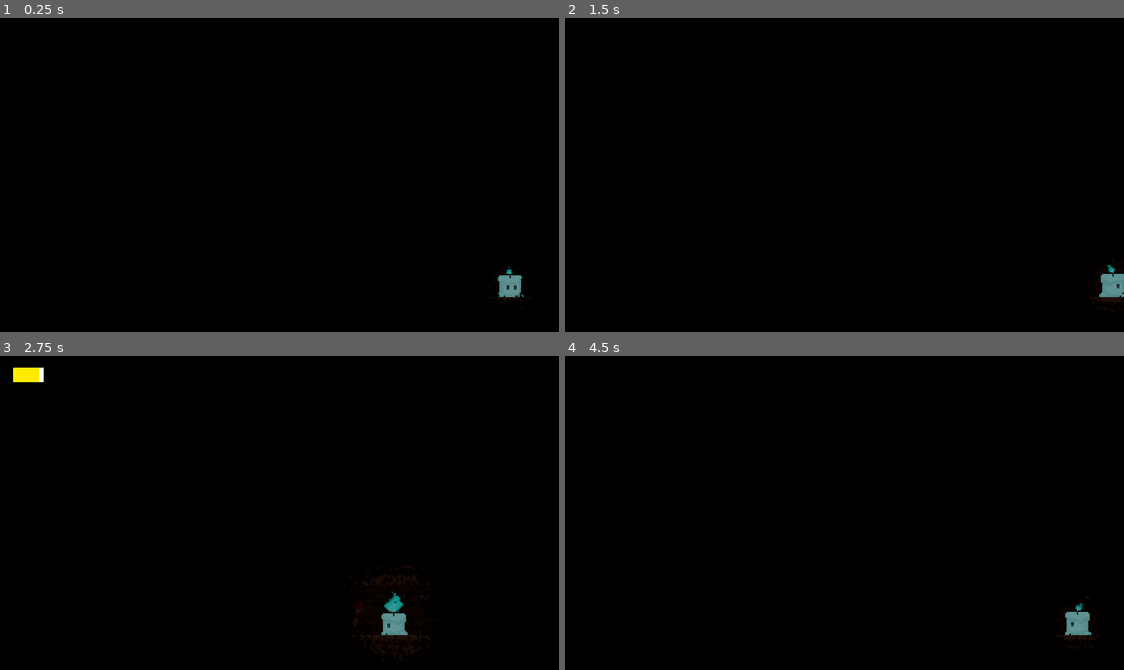
Above: before the commit, frames 1-4 (two rows, left to right).
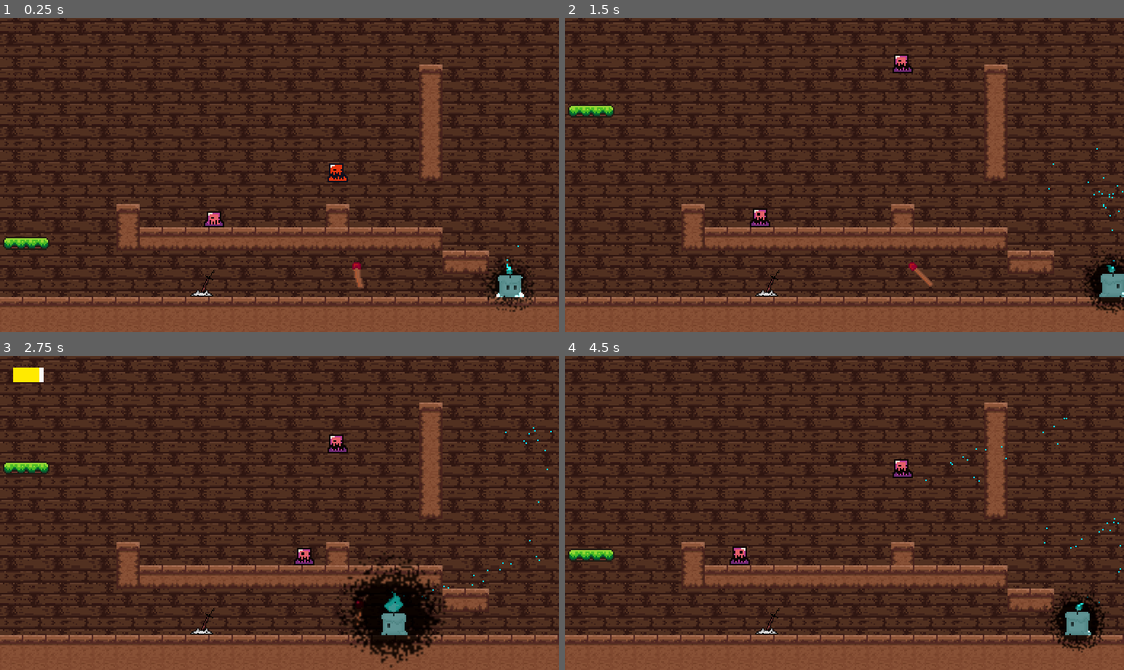
Above: after the commit, the same moments.

Repository: UlricBon/Unseen-Forces
Game: Godot game, scene res://Scene/game.tscn
The game is run twice, just before and just after one commit, with the same random seed, the same clock (stepped at 60 frames per second) and the same inputs.
Inputs:
- Up to frame 1 (0.25 s): no input
- Up to frame 2 (1.5 s): hold Space (Interact) 0.53-1.28 s; hold Right (Right) from 0.53 s (still down); tap W (Jump) at 0.77 s; tap Space (Interact) at 1.35 s
- Up to frame 3 (2.75 s): tap W (Jump) at 1.52 s; release Right (Right) at 2.03 s; hold A (Left) from 2.03 s (still down); hold Space (Interact) from 2.03 s (still down)
- Up to frame 4 (4.5 s): release A (Left) at 2.78 s; release Space (Interact) at 2.78 s; hold Right (Right) 2.78-4.28 s; tap Space (Interact) at 2.85, 4.35 s; tap W (Jump) at 3.02, 3.77 s; hold Space (Interact) 3.53-4.28 s; hold A (Left) from 4.28 s (still down)

The runs differ from the first frame. In frame 1, 99% of the frame differs, in the area x 0-100%, y 0-100%; in frame 2, 99%; in frame 3, 97%; in frame 4, 99%.

Commit message:
yfigiy

Diff:
--- /dev/null
+++ b/Scene/enemy_slow.tscn
@@ -0,0 +1,65 @@
+[gd_scene load_steps=10 format=3 uid="uid://dkefcueqxlmnm"]
+
+[ext_resource type="Script" path="res://Scripts/enemy_slow.gd" id="1_5d38d"]
+[ext_resource type="Texture2D" uid="uid://u8ub8x0x3m78" path="res://assets/sprites/slime_purple.png" id="1_36s2t"]
+[ext_resource type="PackedScene" uid="uid://d1qaox7x8ydq4" path="res://Scene/slow_zone.tscn" id="2_1258g"]
+
+[sub_resource type="AtlasTexture" id="AtlasTexture_j5ldy"]
+atlas = ExtResource("1_36s2t")
+region = Rect2(0, 48, 24, 24)
+
+[sub_resource type="AtlasTexture" id="AtlasTexture_2tybb"]
+atlas = ExtResource("1_36s2t")
+region = Rect2(24, 48, 24, 24)
+
+[sub_resource type="AtlasTexture" id="AtlasTexture_glsdl"]
+atlas = ExtResource("1_36s2t")
+region = Rect2(48, 48, 24, 24)
+
+[sub_resource type="AtlasTexture" id="AtlasTexture_f1ffp"]
+atlas = ExtResource("1_36s2t")
+region = Rect2(72, 48, 24, 24)
+
+[sub_resource type="SpriteFrames" id="SpriteFrames_pkb61"]
+animations = [{
+"frames": [{
+"duration": 1.0,
+"texture": SubResource("AtlasTexture_j5ldy")
+}, {
+"duration": 1.0,
+"texture": SubResource("AtlasTexture_2tybb")
+}, {
+"duration": 1.0,
+"texture": SubResource("AtlasTexture_glsdl")
+}, {
+"duration": 1.0,
+"texture": SubResource("AtlasTexture_f1ffp")
+}],
+"loop": true,
+"name": &"default",
+"speed": 10.0
+}]
+
+[sub_resource type="RectangleShape2D" id="RectangleShape2D_sn2wo"]
+size = Vector2(12, 14)
+
+[node name="EnemySlow" type="Node2D"]
+script = ExtResource("1_5d38d")
+
+[node name="AnimatedSprite2D" type="AnimatedSprite2D" parent="."]
+sprite_frames = SubResource("SpriteFrames_pkb61")
+autoplay = "default"
+frame_progress = 0.288913
+
+[node name="RayCastUp" type="RayCast2D" parent="."]
+position = Vector2(0, 4)
+target_position = Vector2(0, -7)
+
+[node name="RayCastDown" type="RayCast2D" parent="."]
+target_position = Vector2(0, 12)
+
+[node name="SlowZone" parent="." instance=ExtResource("2_1258g")]
+
+[node name="CollisionShape2D" type="CollisionShape2D" parent="SlowZone"]
+position = Vector2(0, 5)
+shape = SubResource("RectangleShape2D_sn2wo")
--- a/Scene/game.tscn
+++ b/Scene/game.tscn
@@ -8,6 +8,7 @@
 [ext_resource type="Texture2D" uid="uid://ttna23xdkl5g" path="res://assets/tiles/wood_tileset.png" id="4_jv8ra"]
 [ext_resource type="PackedScene" uid="uid://l54md4heenk7" path="res://Scene/match.tscn" id="5_c75pg"]
 [ext_resource type="PackedScene" uid="uid://dig3meigja8lo" path="res://Scene/enemy.tscn" id="7_4sao0"]
+[ext_resource type="PackedScene" uid="uid://dkefcueqxlmnm" path="res://Scene/enemy_slow.tscn" id="8_6l8wv"]
 [ext_resource type="PackedScene" uid="uid://rw8v4876e178" path="res://Scene/spike.tscn" id="9_sw435"]
 [ext_resource type="PackedScene" uid="uid://crpm3k5qyyogc" path="res://Scene/interact_radius/interact_radius.tscn" id="10_ry6ch"]
 [ext_resource type="Script" path="res://Scripts/FuelBar.gd" id="10_v55l1"]
@@ -1173,6 +1174,7 @@
 autoplay = "Platgorm Move"
 
 [node name="CanvasModulate" type="CanvasModulate" parent="."]
+visible = false
 color = Color(0, 0, 0, 1)
 
 [node name="TorchScene" parent="." instance=ExtResource("4_aacbl")]
@@ -1180,6 +1182,9 @@
 
 [node name="Match" parent="." instance=ExtResource("5_c75pg")]
 position = Vector2(-57, -82)
+
+[node name="EnemySlow" parent="." instance=ExtResource("8_6l8wv")]
+position = Vector2(-71, -141)
 
 [node name="Enemy" parent="." instance=ExtResource("7_4sao0")]
 position = Vector2(-141, -125)
--- a/Scene/player.tscn
+++ b/Scene/player.tscn
@@ -371,3 +371,9 @@
 angular_velocity_min = 10.0
 angular_velocity_max = 10.0
 angular_velocity_curve = SubResource("Curve_8mqkm")
+
+[node name="SlowTimer" type="Timer" parent="."]
+wait_time = 3.0
+one_shot = true
+
+[connection signal="timeout" from="SlowTimer" to="." method="_on_slow_timer_timeout"]
--- /dev/null
+++ b/Scene/slow_zone.tscn
@@ -0,0 +1,9 @@
+[gd_scene load_steps=2 format=3 uid="uid://d1qaox7x8ydq4"]
+
+[ext_resource type="Script" path="res://Scripts/Slow Zone.gd" id="1_m3le8"]
+
+[node name="SlowZone" type="Area2D"]
+collision_mask = 2
+script = ExtResource("1_m3le8")
+
+[connection signal="body_entered" from="." to="." method="_on_body_entered"]
--- /dev/null
+++ b/Scripts/Slow Zone.gd
@@ -0,0 +1,8 @@
+extends Area2D
+
+
+func _on_body_entered(body):
+	if body is CharacterBody2D:
+		print("You are slowed!")
+		body.slow_timer.start()
+		body.playerSlow = true
--- /dev/null
+++ b/Scripts/enemy_slow.gd
@@ -0,0 +1,18 @@
+extends Node2D
+
+
+const speed = 60
+var direction = -1
+
+@onready var animated_sprite_2d = $AnimatedSprite2D
+@onready var ray_cast_up = $RayCastUp
+@onready var ray_cast_down = $RayCastDown
+
+
+func _process(delta):
+
+	if ray_cast_up.is_colliding():
+		direction = 1
+	if ray_cast_down.is_colliding():
+		direction = -1
+	position.y += direction * speed * delta
--- a/Scripts/player.gd
+++ b/Scripts/player.gd
@@ -8,11 +8,13 @@
 @onready var cpu_particles_2d = $CPUParticles2D
 @onready var cpu_particles_2d_2 = $CPUParticles2D2
 @onready var cpu_particles_2d_3 = $CPUParticles2D3
+@onready var slow_timer = $SlowTimer
 
 const MAXFUEL = 5000
 var FUEL = 5000
 var lightBool = false
 var playerDeath = false
+var playerSlow = false
 # Get the gravity from the project settings to be synced with RigidBody nodes.
 var gravity = ProjectSettings.get_setting("physics/2d/default_gravity")
 
@@ -23,6 +25,8 @@
 	if not is_on_floor():
 		velocity.y += gravity * delta
 
+	if playerSlow:
+		SPEED = 50
 
 	# Handle jump.
 	if Input.is_action_just_pressed("Jump") and is_on_floor():
@@ -106,3 +110,8 @@
 func _on_interact_radius_area_exited(area):
 	interact_object = null
 	pass # Replace with function body.
+
+func _on_slow_timer_timeout():
+	print("stopppp")
+	playerSlow = false
+	SPEED = 100
--- a/project.godot
+++ b/project.godot
@@ -47,11 +47,6 @@
 , Object(InputEventKey,"resource_local_to_scene":false,"resource_name":"","device":0,"window_id":0,"alt_pressed":false,"shift_pressed":false,"ctrl_pressed":false,"meta_pressed":false,"pressed":false,"keycode":0,"physical_keycode":4194320,"key_label":0,"unicode":0,"echo":false,"script":null)
 ]
 }
-"Lit Up"={
-"deadzone": 0.5,
-"events": [Object(InputEventKey,"resource_local_to_scene":false,"resource_name":"","device":0,"window_id":0,"alt_pressed":false,"shift_pressed":false,"ctrl_pressed":false,"meta_pressed":false,"pressed":false,"keycode":0,"physical_keycode":32,"key_label":0,"unicode":0,"echo":false,"script":null)
-]
-}
 Interact={
 "deadzone": 0.5,
 "events": [Object(InputEventKey,"resource_local_to_scene":false,"resource_name":"","device":0,"window_id":0,"alt_pressed":false,"shift_pressed":false,"ctrl_pressed":false,"meta_pressed":false,"pressed":false,"keycode":0,"physical_keycode":32,"key_label":0,"unicode":0,"echo":false,"script":null)
Not shown: 1 places in Scene/game.tscn that only renumber resources
